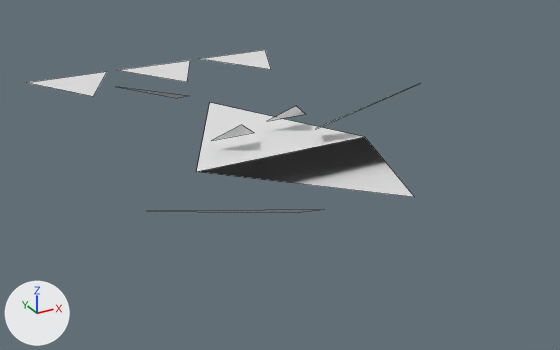
Two versions of the OBJ model GameData/Meshes/Designs/voidborn/voidborn_freighter_spear_59.obj, one commit apart.
Before and after are seen from a 50 mm camera at (-6.0, -10.73, 4.98) aimed at (-0.05, 0.09, -0.43). The lights are fixed; the arrows at lower left show +X, +Y and +Z. The picture after the commit comes second. Mesh edges are drawn as thin lines. Where no turn or scale is listed for an object, it has been applied to the vertices. Vertices at exactly the same position are counted once.

The first picture shows 'voidborn_freighter_spear_59'.
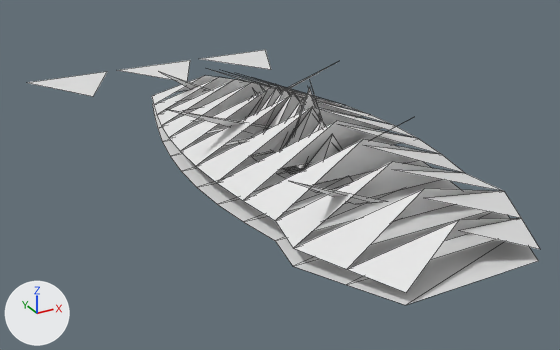
The change in detail:
me_voidborn_freighter_spear_59 is used by ob_voidborn_freighter_spear_59; location (0.0, 0.0, 0.0).
me_voidborn_freighter_spear_59 had 28 vertices, 10 faces and spanned x -3.45..2.96, y -3.49..6.33, z 0.0..0.98.
me_voidborn_freighter_spear_59 now has 209 vertices, 155 faces and spans x -2.96..2.96, y -4.74..6.33, z 0.0..1.51.
me_voidborn_freighter_spear_59 part 1: the loose piece of 4 vertices spanning x -1.64..1.64, y -3.49..3.14, z 0.0..0.62 is rebuilt with 50 vertices and now spans x -1.87..1.87, y -4.74..3.63, z 0.17..1.1.
me_voidborn_freighter_spear_59 part 2: the loose piece of 3 vertices spanning x -3.45..-0.86, y -2.88..-2.36, z 0.17..0.98 is deleted.
me_voidborn_freighter_spear_59 part 3: the loose piece of 3 vertices spanning x -2.05..-0.51, y 2.69..3.22, z 0.17..0.76 is deleted.
Part 4, on me_voidborn_freighter_spear_59:
130 vertices are added at x -2.22..1.87, y -4.74..3.63, z 0.0..1.51.
14 new vertices lie (0.7, 0.0, 0.0) away from vertices in x -0.35, y -1.61..1.34, z 0.0..0.44.
114 new faces join them.
Other edits to the shape of me_voidborn_freighter_spear_59 do not show in these pictures.

Changed parts and their boxes [x1, y1, x2, y2] in the pictures (560 x 350 px):
'voidborn_freighter_spear_59', reshaped (31% wider, 56% taller): before [28, 50, 418, 213]; after [28, 50, 540, 305]
part 1 of me_voidborn_freighter_spear_59, rebuilt (78% wider, 137% taller): before [196, 103, 414, 197]; after [152, 69, 540, 293]
part 2 of me_voidborn_freighter_spear_59, deleted: before [191, 210, 319, 213]
part 3 of me_voidborn_freighter_spear_59, deleted: before [120, 87, 187, 98]
part 4 of me_voidborn_freighter_spear_59, added: after [152, 64, 538, 305]
